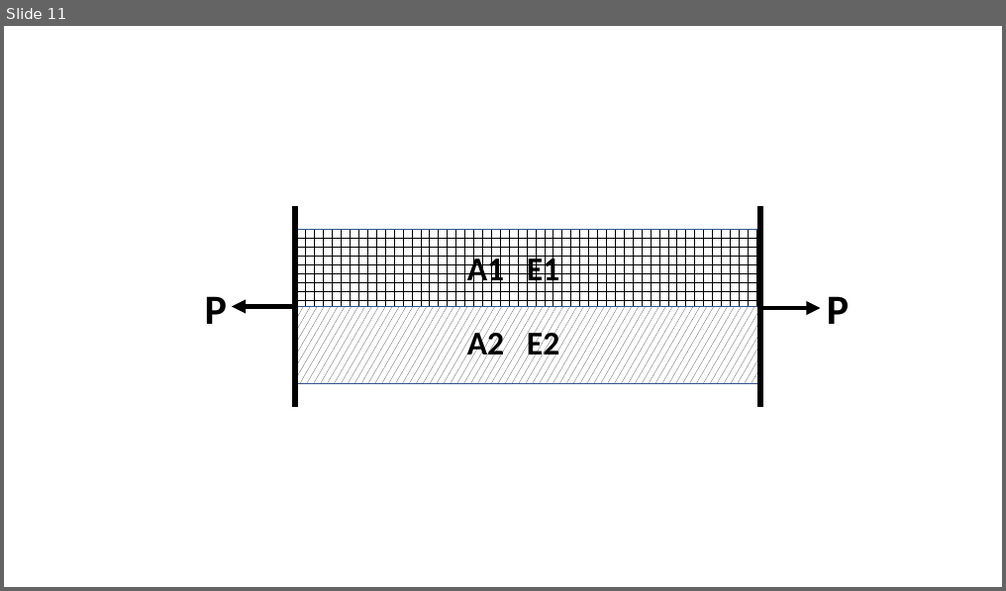
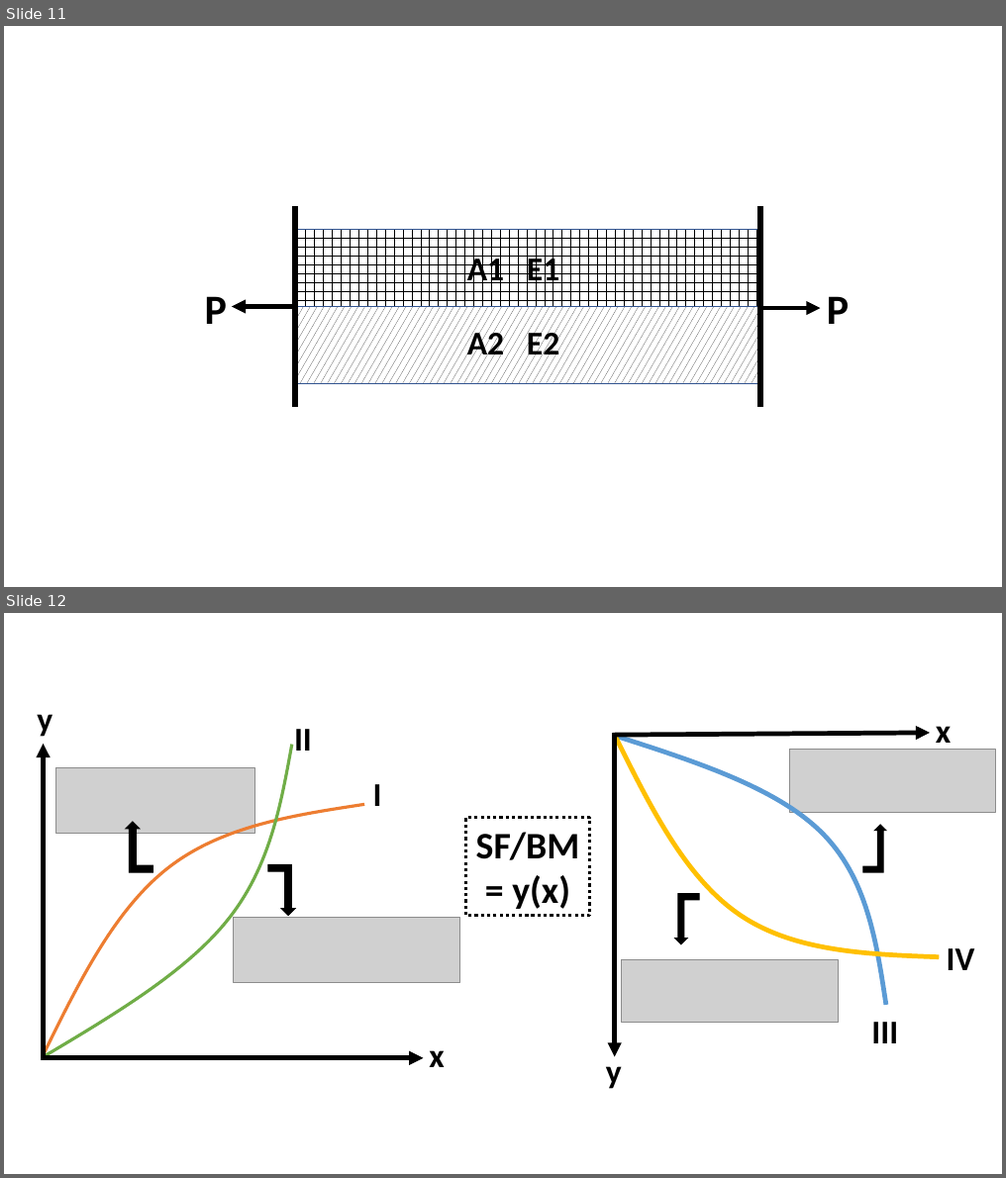
Before and after one commit to Kulasekaran-148/LATEX-Shortnotes-GATE, a slide deck: STRENGTH OF MATERIALS SHORTNOTES/SOM Revision.pptx. Shown one above the other, each under a label of ours: slide 11 before the commit, slides 11 and 12 after it. The pictures are 1006x591 and 1006x1178 pixels, drawn with LibreOffice and Linux fonts; fonts in the diff are those of the drawing; grey boxes stand for pictures. Boxes give left, top, right and bottom in pixels: in the first picture for what was removed or moved away, otherwise in the second. Text is boxed around its words. In the diff, an @@ line names an element or a change of style, - is before the commit and + after.

```diff
--- a/STRENGTH OF MATERIALS SHORTNOTES/SOM Revision.pptx
+++ b/STRENGTH OF MATERIALS SHORTNOTES/SOM Revision.pptx
@@ slide 12 added at [4,613,1002,1174], background #FFFFFF @@
@@ text added at [37,714,53,737], 32 pt, text #000000, bold @@
+y
@@ text added at [294,729,312,751], 32 pt, text #000000, bold @@
+II
@@ text added at [936,726,950,751], 32 pt, text #000000, bold @@
+x
@@ freeform shape added at [43,744,291,1058], outline #70AD47 3 pt @@
@@ arrow added from (43, 1059) to (43, 744), #000000 4.5 pt @@
@@ arrow added from (613, 735) to (930, 733), #000000 4.5 pt @@
@@ freeform shape added at [615,736,887,1005], outline #5B9BD5 4.5 pt @@
@@ freeform shape added at [615,735,939,958], outline #FFC000 4.5 pt @@
@@ arrow added from (615, 733) to (615, 1057), #000000 4.5 pt @@
@@ picture added at [790,749,995,812] @@
@@ picture added at [56,768,255,833] @@
@@ text added at [373,784,382,806], 32 pt, text #000000, bold @@
+I
@@ freeform shape added at [43,805,364,1057], outline #ED7D31 3 pt @@
@@ rectangle added at [466,817,589,916], outline #000000 3 pt dashed, 36 pt, text #000000, bold @@
+SF/BM = y(x)
@@ bent up arrow added at [126,822,152,872], fill #000000, outline #000000 1 pt @@
@@ bent up arrow added at [863,825,886,872], fill #000000, outline #000000 1 pt @@
@@ bent up arrow added at [268,865,295,916], fill #000000, outline #000000 1 pt @@
@@ bent up arrow added at [675,894,699,945], fill #000000, outline #000000 1 pt @@
@@ picture added at [233,918,460,983] @@
@@ picture added at [621,959,838,1022] @@
@@ text added at [946,949,975,970], 32 pt, text #000000, bold @@
+IV
@@ text added at [871,1022,898,1044], 32 pt, text #000000, bold @@
+III
@@ text added at [429,1051,444,1067], 32 pt, text #000000, bold @@
+x
@@ text added at [606,1057,622,1089], 32 pt, text #000000, bold @@
+y
@@ arrow added from (41, 1059) to (423, 1059), #000000 4.5 pt @@
```
Also in this commit, not shown: 1 other slide added, 4 other files.
